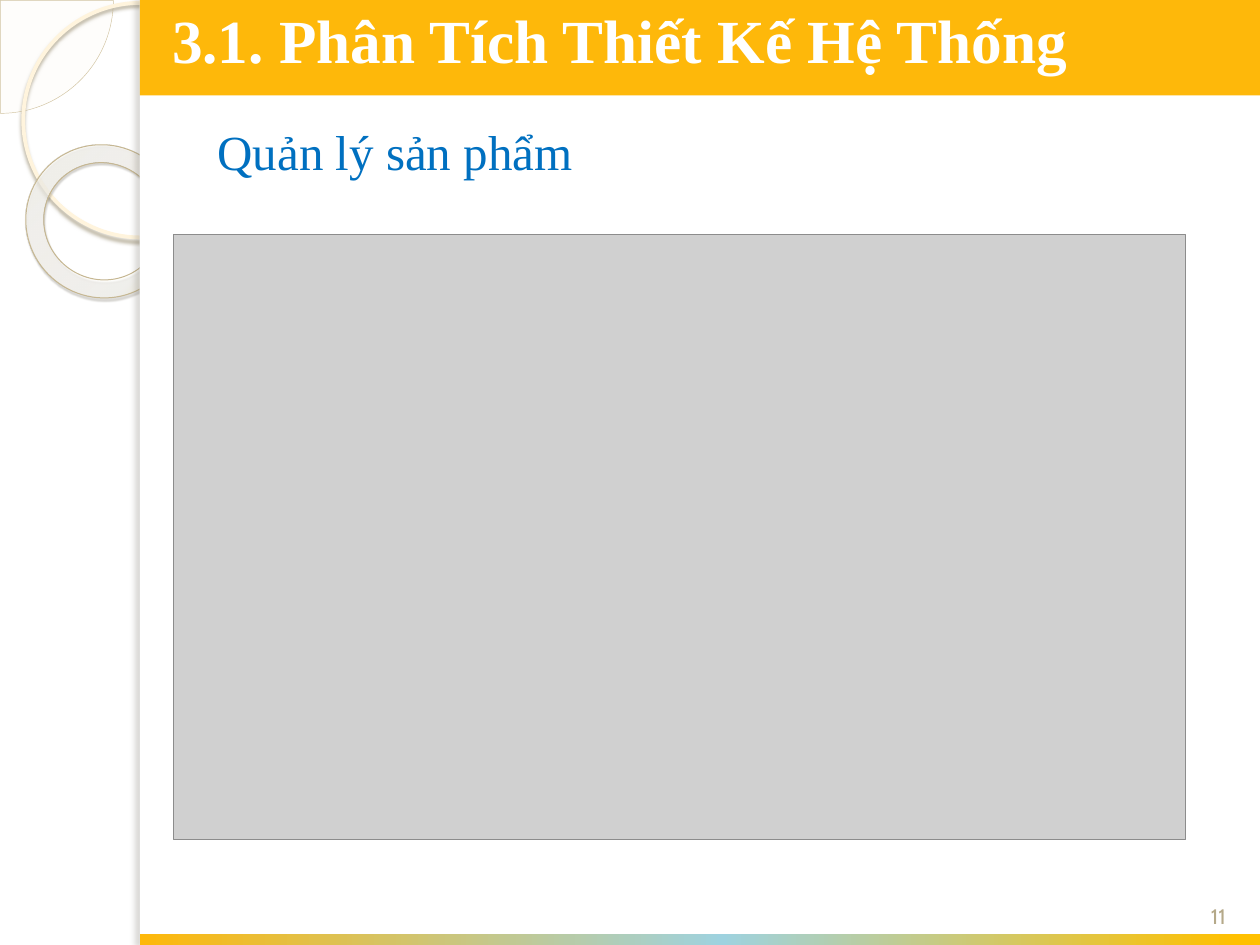
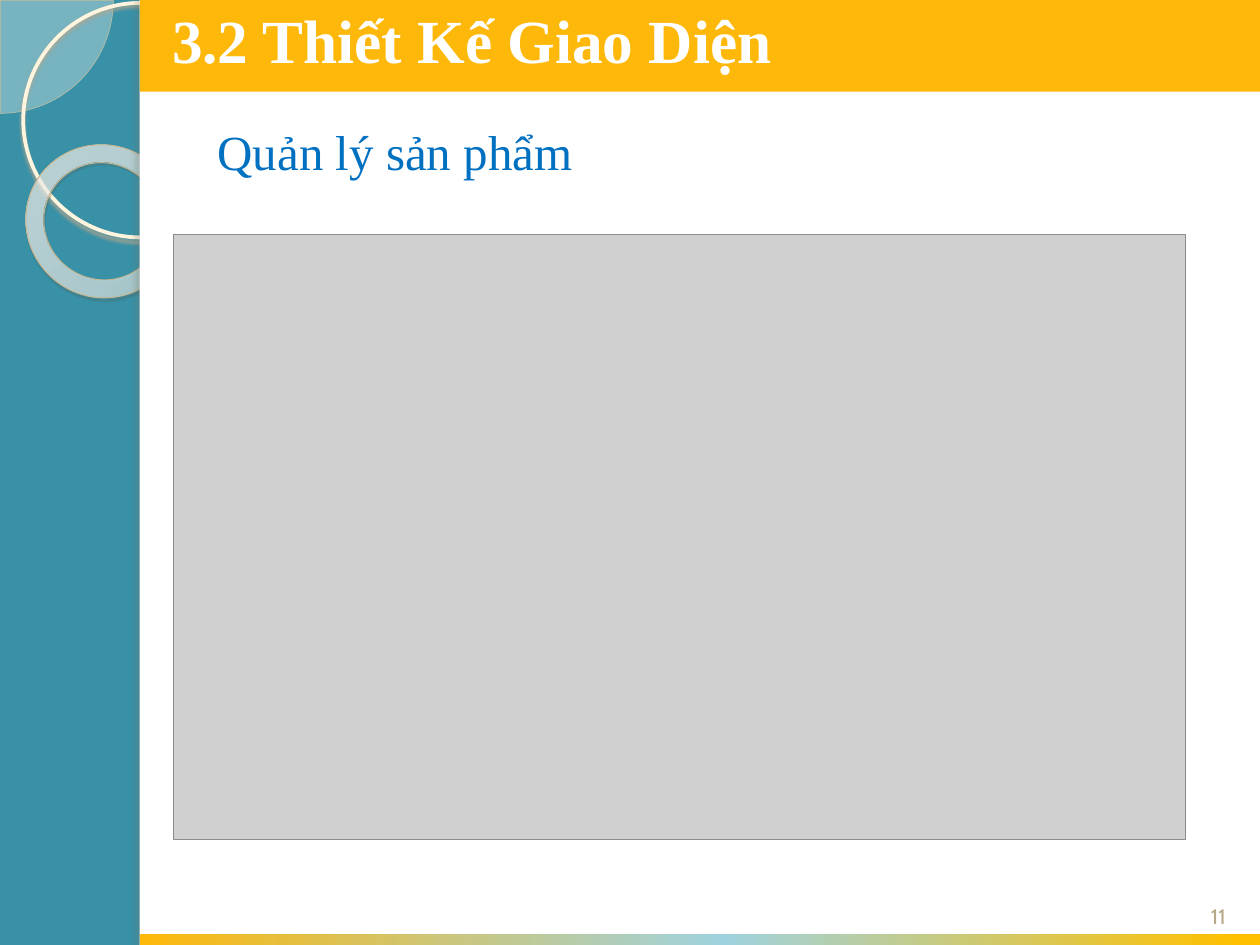
Before and after one commit to chiendv1992/webbanhang, a slide deck: slide 11 of bc/slide bv.pptx. Drawn at 1260x945 pixels with LibreOffice and Linux fonts; fonts in the diff are those of the drawing; grey boxes stand for pictures; background and template pictures are left out. Boxes give left, top, right and bottom in pixels: in the first picture for what was removed or moved away, otherwise in the second. Text is boxed around its words. In the diff, an @@ line names an element or a change of style, - is before the commit and + after.

```diff
--- a/bc/slide bv.pptx
+++ b/bc/slide bv.pptx
@@ background picture (left out) to #3891A7 @@
@@ rectangle: place and size @@
-rectangle at box(140, 0, 1260, 96)
+rectangle at box(140, 0, 1260, 92)
@@ text at box(172, 18, 783, 75): text changed @@
-3.1. Phân Tích Thiết Kế Hệ Thống
+3.2 Thiết Kế Giao Diện
```
Also in this commit, not shown: 12 other slides changed, 5 slides added, 21 other files.
